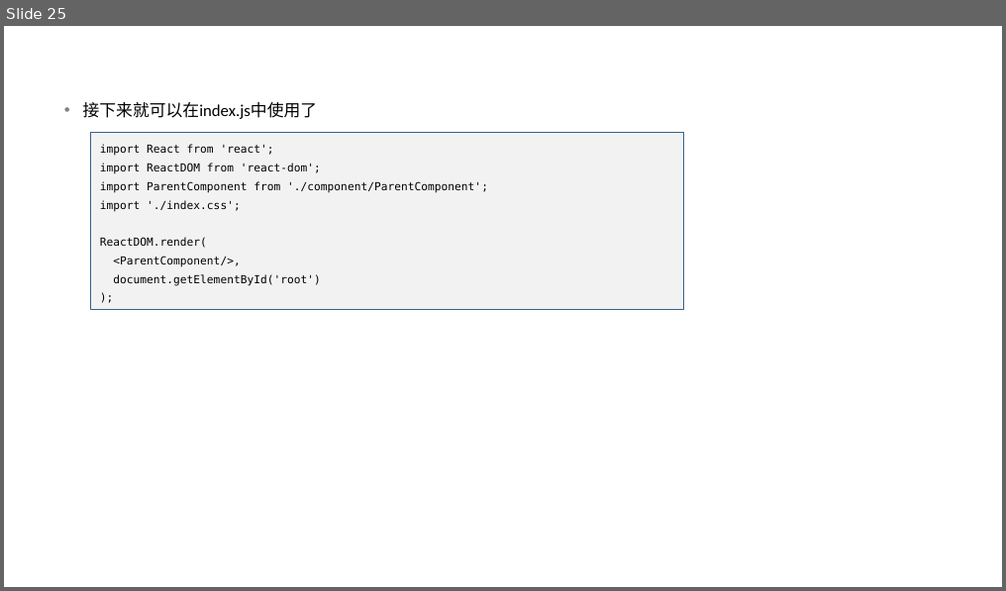
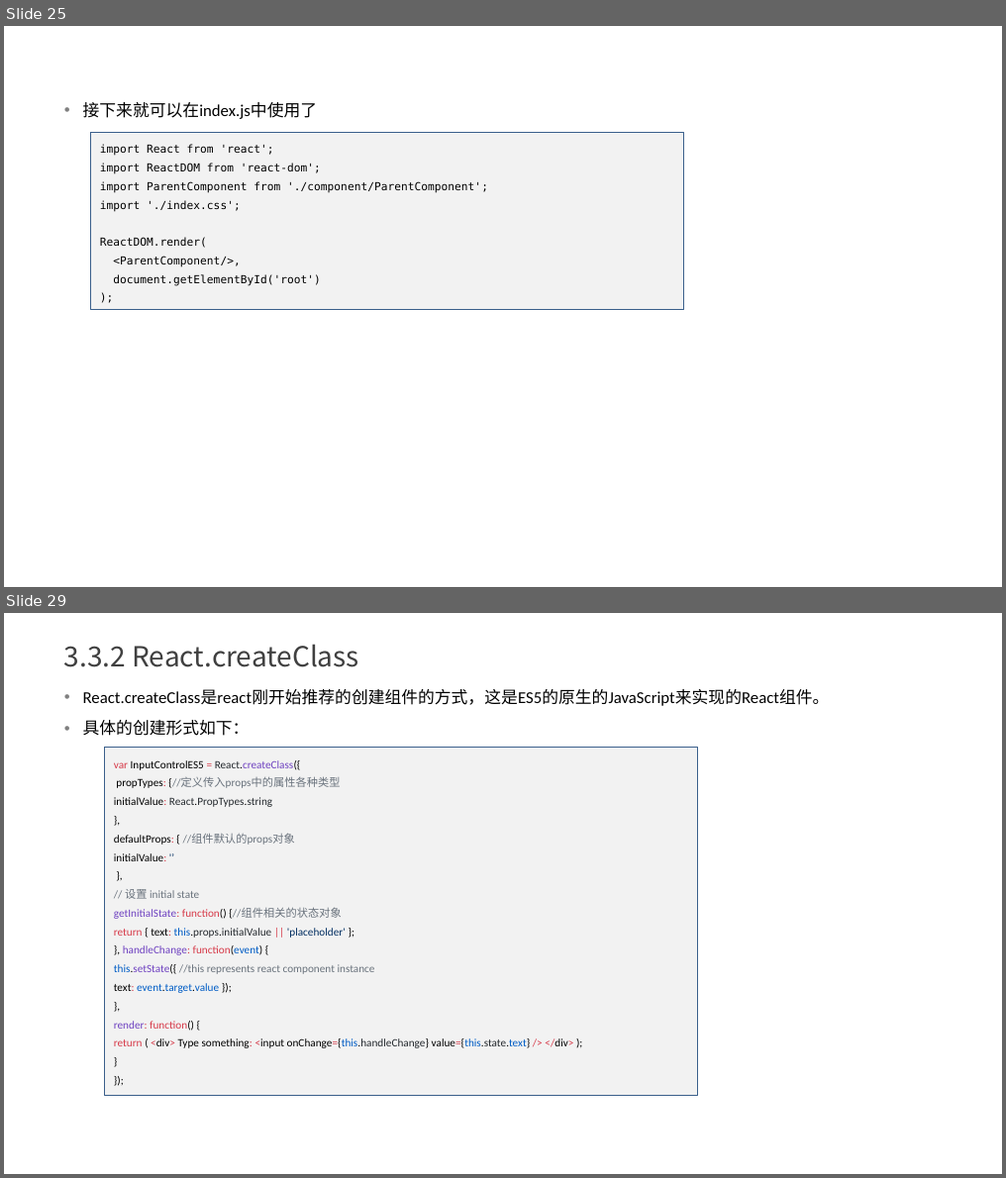
Before and after one commit to yxl2628/reactjs, a slide deck: ppt/01 React基础.pptx. Shown one above the other, each under a label of ours: slide 25 before the commit, slides 25 and 29 after it; the slides between them are not shown. The pictures are 1006x591 and 1006x1178 pixels, drawn with LibreOffice and Linux fonts; fonts in the diff are those of the drawing. Boxes give left, top, right and bottom in pixels: in the first picture for what was removed or moved away, otherwise in the second. Text is boxed around its words. In the diff, an @@ line names an element or a change of style, - is before the commit and + after.

```diff
--- a/ppt/01 React基础.pptx
+++ b/ppt/01 React基础.pptx
@@ slide 29 added at (4,613,1002,1174), background #FFFFFF @@
@@ text added at (64,644,359,667), 20 pt, text #404040 @@
+3.3.2 React.createClass
@@ text added at (83,689,830,736), 12 pt, text #000000 @@
+• React.createClass是react刚开始推荐的创建组件的方式，这是ES5的原生的JavaScript来实现的React组件。
+• 具体的创建形式如下：
@@ rectangle added at (104,748,698,1096), fill #F2F2F2, outline #3A5F8C 0.5 pt, 8 pt, text #000000 @@
+var InputControlES5 = React.createClass({
+propTypes: {//定义传入props中的属性各种类型
+initialValue: React.PropTypes.string
+},
+defaultProps: { //组件默认的props对象
+initialValue: '’
+},
+// 设置 initial state
+getInitialState: function() {//组件相关的状态对象
+return { text: this.props.initialValue || 'placeholder' };
+}, handleChange: function(event) {
+this.setState({ //this represents react component instance
+text: event.target.value });
+},
+render: function() {
+return ( <div> Type something: <input onChange={this.handleChange} value={this.state.text} /> </div> );
+}
+});
```
Also in this commit, not shown: 2 slides changed, 5 other slides added, 1 slide removed, 1 other file.
